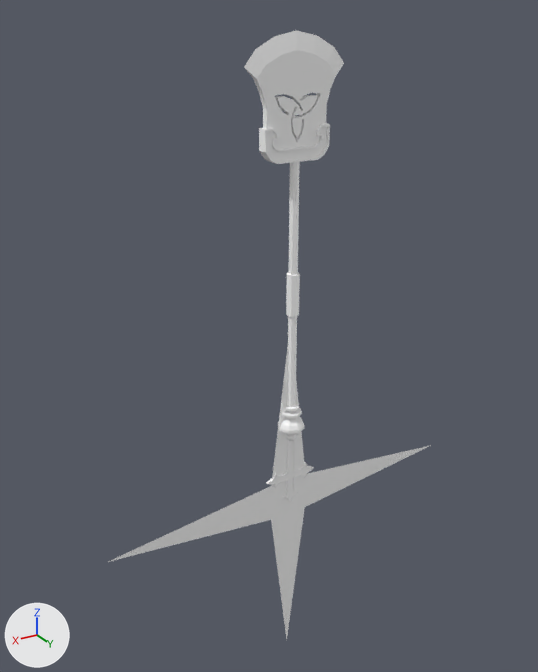
Renders of the glTF model assets/models/shove.glb from each side of a commit.
Both versions are drawn from a camera (50 mm lens) standing at (1.89, 2.76, 2.72) and looking at (0.15, -0.14, 1.27). Lighting does not change. The marker at lower left points along +X, +Y and +Z. Where no turn or scale is listed for an object, it has been applied to the vertices.
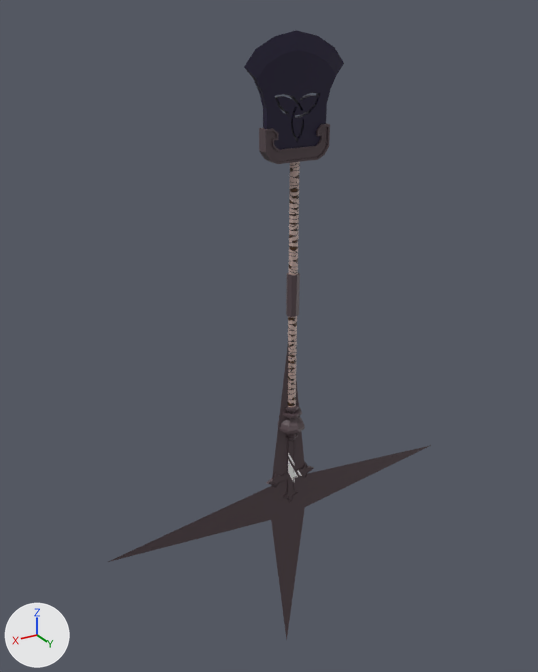
What differs and where, as boxes (x1, y1, x2, y2) in the pictures (538 x 672 px):
'Cube.001', surface changed (grey to black): (108, 30, 431, 640) in both

Diff of the bpy script that builds the scene:
```diff
--- a/assets/models/shove.glb.py
+++ b/assets/models/shove.glb.py
@@ img_shove_png @@
+img_shove_png = load_image('shove.png', '_unpacked/shove.png', 1024, 1024, 'sRGB')
@@ mat_material @@
 mat_material = principled_material('Material')
-mat_material.base_color = (1.0, 1.0, 1.0)  # white #ffffff
+mat_material.texture = img_shove_png
```
